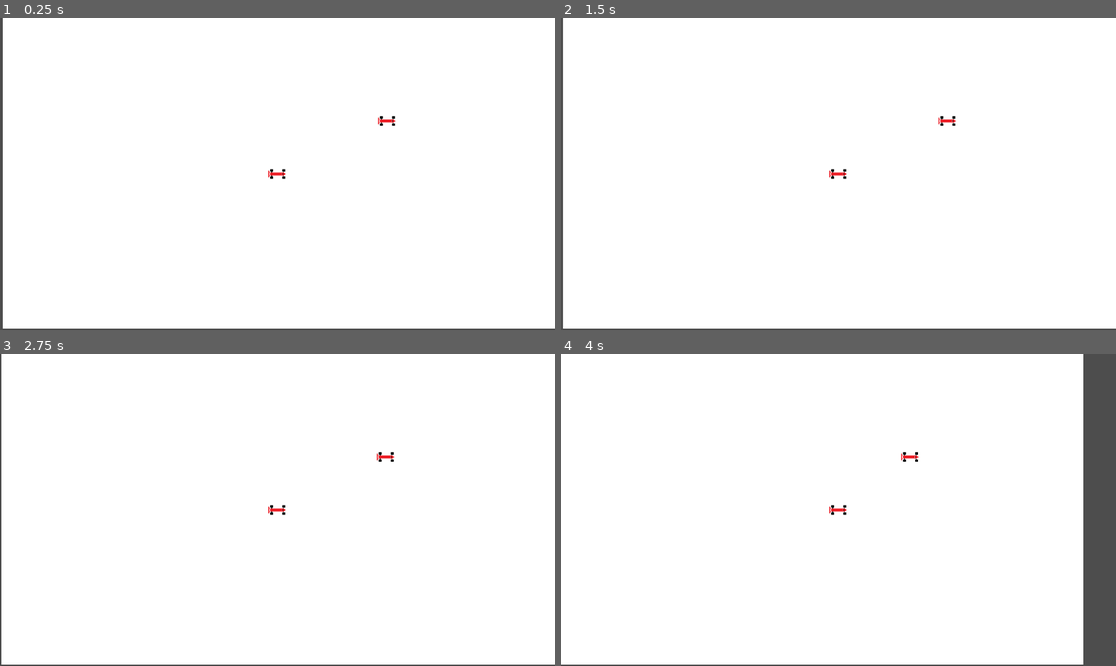
Above: before the commit, frames 1-4 (two rows, left to right).
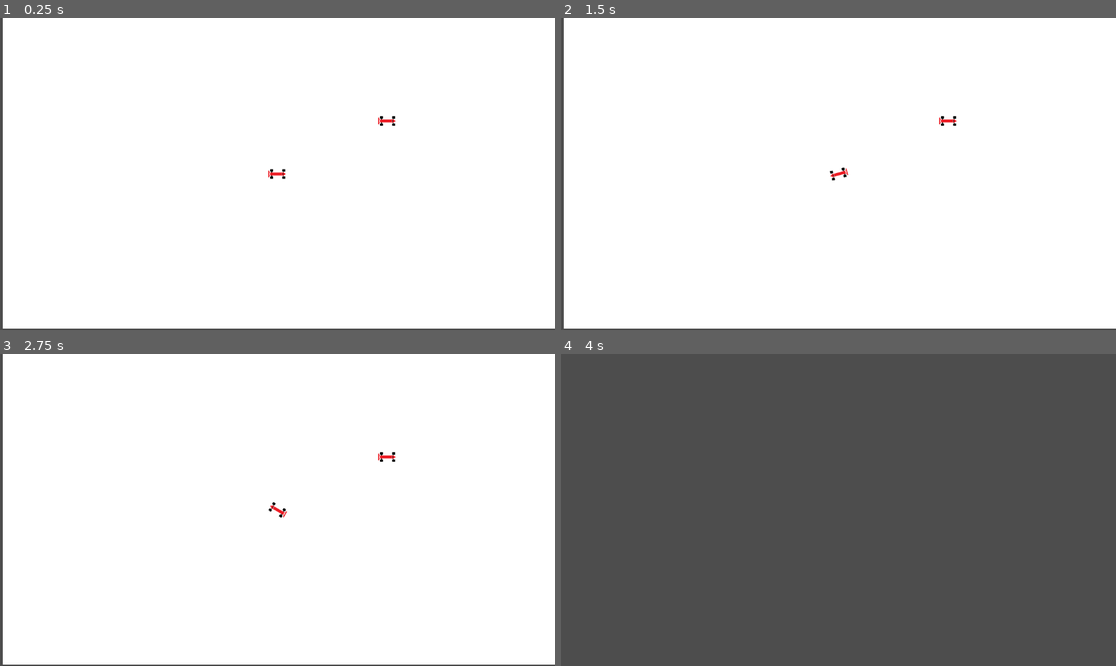
Above: after the commit, the same moments.

Repository: avg517/Slippery-Race
Game: Godot game, scene res://game_f_1.tscn
Same seed, same stepped clock (60 frames per second), same inputs: the game is played once before the commit and once after it.
Inputs:
- Up to frame 1 (0.25 s): no input
- Up to frame 2 (1.5 s): tap Enter at 0.5 s; hold Right (P1_Move_Right) 0.53-1.28 s; hold Left (P1_Move_Left) from 1.28 s (still down)
- Up to frame 3 (2.75 s): release Left (P1_Move_Left) at 2.03 s; hold Right (P1_Move_Right) from 2.03 s (still down)
- Up to frame 4 (4 s): release Right (P1_Move_Right) at 2.78 s; hold Up (P1_Move_Up) 2.78-3.53 s; hold Left (P1_Move_Left) from 3.53 s (still down)

The runs differ from the first frame. In frame 1, less than 0.1% of the frame differs, in the area x 68-72%, y 31-35%; in frame 2, 0.2%; in frame 3, 0.4%; in frame 4, 94%, in the area x 0-95%, y 0-100%.

Commit message:
rotation

Diff:
--- a/MasinaF1Rosu.gd
+++ b/MasinaF1Rosu.gd
@@ -1,6 +1,6 @@
 extends CharacterBody2D
 
-
+var acc=100.0
 # Called when the node enters the scene tree for the first time.
 func _ready():
 	pass # Replace with function body.
@@ -8,8 +8,15 @@
 
 # Called every frame. 'delta' is the elapsed time since the previous frame.
 func _physics_process(delta):
-	var speed = Vector2(1,0)
+	#movement
+	var speed = Vector2(0,0)
 	if Input.is_action_pressed("P1_Move_Up"):
-		speed.x += 100/speed.length()
+		speed.x += 100/acc
+		acc = acc / 2.0
 	velocity = speed
 	move_and_slide()
+	#rotation
+	if Input.is_action_pressed("P1_Move_Right"):
+		global_rotation_degrees += 5
+	if Input.is_action_pressed("P1_Move_Left"):
+		global_rotation_degrees -= 5
